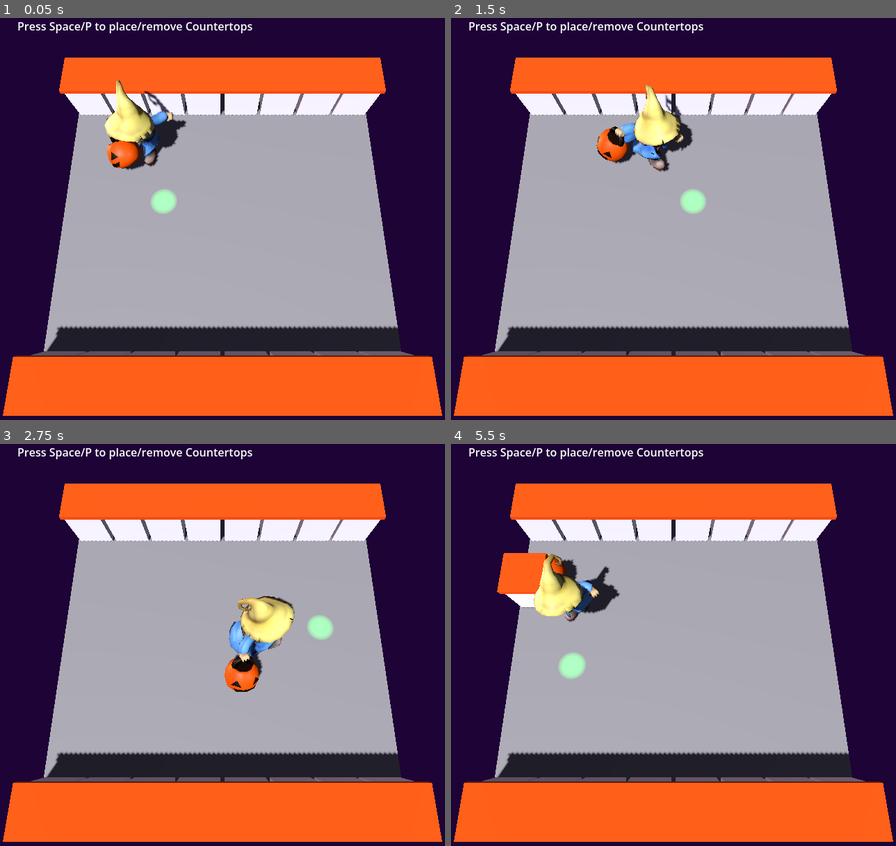
Above: before the commit, frames 1-4 (two rows, left to right).
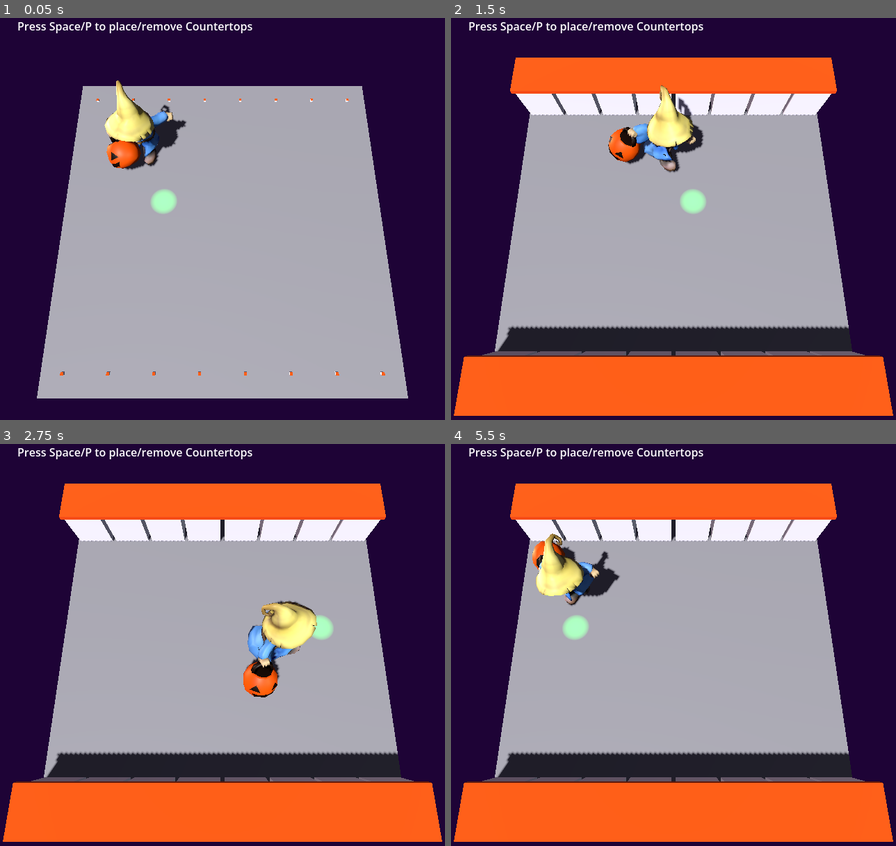
Above: after the commit, the same moments.

Repository: AdmiralPotato/halloween_game_2026
Game: Godot game, scene res://map/TilemapTest.tscn
The game is run twice, just before and just after one commit, with the same random seed, the same clock (stepped at 60 frames per second) and the same inputs.
Inputs (mouse positions are in pixels of both pictures, inside the frame that each line leads up to):
- Up to frame 1 (0.05 s): no input
- Up to frame 2 (1.5 s): tap Space at 0.5, 1.25 s; move the mouse to (771, 202) at 0.52 s; hold Right (move_right) 0.53-1.28 s; hold P (pickup) 0.53-1.28 s; move the mouse to (584, 247) at 1.27 s; hold Down (move_down) from 1.28 s (still down); tap P (pickup) at 1.35 s
- Up to frame 3 (2.75 s): tap Space at 2 s; move the mouse to (267, 552) at 2.02 s; release Down (move_down) at 2.03 s; hold Right (move_right) from 2.03 s (still down); hold P (pickup) from 2.03 s (still down)
- Up to frame 4 (5.5 s): tap Space at 2.75, 3.5, 4.25 s; move the mouse to (651, 741) at 2.77 s; release Right (move_right) at 2.78 s; release P (pickup) at 2.78 s; hold Up (move_up) 2.78-3.53 s; tap P (pickup) at 2.85, 4.35 s; move the mouse to (807, 717) at 3.52 s; hold P (pickup) 3.53-4.28 s; hold Left (move_left) 3.53-5.03 s; move the mouse to (540, 584) at 4.27 s; move the mouse to (695, 649) at 5.02 s; hold Down (move_down) from 5.03 s (still down); hold P (pickup) from 5.03 s (still down)

The runs differ from the first frame. In frame 1, 30% of the frame differs, in the area x 0-100%, y 9-99%; in frame 2, 2.6%; in frame 3, 3.1%; in frame 4, 4.0%.

Commit message:
Test player can now pick up and put down furni

Diff:
--- a/global.gd
+++ b/global.gd
@@ -1,3 +1,4 @@
 extends Node
 
 var debug_panel: DebugPanel
+var tilemap: Tilemap
--- a/map/TestPlayer.tscn
+++ b/map/TestPlayer.tscn
@@ -15,6 +15,7 @@
 [node name="TestPlayer" type="RigidBody3D" unique_id=1707035649]
 axis_lock_linear_y = true
 axis_lock_angular_x = true
+axis_lock_angular_y = true
 axis_lock_angular_z = true
 gravity_scale = 0.0
 linear_damp = 1.4
--- a/map/furni_countertop.gd
+++ b/map/furni_countertop.gd
@@ -2,11 +2,23 @@
 class_name FurniCountertop
 @export var item_height = 1;
 
+var tween: Tween
+
 func item_can_fit(other_item: ItemNode) -> bool:
+	# Any item can fit on a countertop
 	return true
 
 func unpack():
-	pass
+	if tween:
+		tween.kill()
+	# Become smolbig
+	scale = Vector3(0.0, 0.0, 0.0)
+	tween = self.create_tween()
+	tween.set_trans(Tween.TRANS_SINE)
+	tween.tween_property(self, "scale", Vector3(1.0, 1.0, 1.0), 0.2)
+	$StaticBody3D/CollisionShape3D.disabled = false
 
 func pack():
-	pass
+	# Become smol
+	scale = Vector3(0.5, 0.5, 0.5)
+	$StaticBody3D/CollisionShape3D.disabled = true
--- a/map/furni_node.gd
+++ b/map/furni_node.gd
@@ -6,10 +6,18 @@
 @abstract
 func item_can_fit(other_item: ItemNode) -> bool;
 
-## Called when you have been placed on a tile.
+## Called when you have been placed on a tile. Also called when you enter the
+## scene, if you *are* in place on a Tilemap.
 @abstract
 func unpack();
 
-## Called when you are taken away from a tile, back into someone's hand.
+## Called when you are taken away from a tile, back into someone's hand. Also
+## called when you enter the scene, if you *aren't* in place on a Tilemap.
 @abstract
 func pack();
+
+func _ready():
+	if get_parent() is Tilemap:
+		unpack()
+	else:
+		pack()
--- a/map/test_player.gd
+++ b/map/test_player.gd
@@ -6,6 +6,9 @@
 @export var movement_speed := 4.0
 ## How fast the birb wants to turn in RADIANS per second
 @export var turn_speed := TAU
+
+var held_object: Node3D
+var in_rearrange_mode := true
 
 func _ready() -> void:
 	$mage/AnimationPlayer.play("run")
@@ -22,3 +25,16 @@
 		var desired_facing = atan2(desired_x_motion, desired_z_motion)
 		var facing_delta = angle_difference(self.rotation.y, desired_facing)
 		self.rotation.y += facing_delta * turn_speed * delta
+	if Input.is_action_just_pressed("pickup"):
+		var target_tile := Global.tilemap.find_tile(self.position, self.basis.z, 1.4)
+		var tilemap := Global.tilemap
+		var store: FurniNode = null
+		if held_object is FurniNode || in_rearrange_mode:
+			# doesn't matter if we're in rearrange mode if we're already holding furni
+			held_object = Global.tilemap.swap_furni(target_tile, held_object)
+		elif held_object is ItemNode || !in_rearrange_mode:
+			held_object = Global.tilemap.swap_item(target_tile, held_object)
+		# If we're holding an object now, it's because we picked one up.
+		if held_object:
+			self.add_child(held_object)
+			held_object.position = Vector3(0.0, -0.5, 0.5)
--- a/map/tilemap.gd
+++ b/map/tilemap.gd
@@ -19,13 +19,14 @@
 				continue
 			args[0] = xy
 			var tile := Tile.new()
+			var node_name := "Furni%d_%d" % [x, y]
+			if self.has_node(node_name):
+				tile.furni = self.get_node(node_name)
 			tiles.set(xy, tile)
 
-## Destroys everything in the tilemap.
+## Forget everything we think we know about tiles.
 func clear():
 	tiles.clear()
-	for tile in get_children():
-		remove_child(tile)
 
 ## Returns the coordinates of a tile that someone standing at `position` and
 ## facing `facing` (a unit vector) should be interacting with / picking up from
@@ -71,12 +72,19 @@
 	var tile := _get_tile(xy)
 	if !tile: return new_node
 	var old_node := tile.furni
+	if old_node:
+		old_node.name = "FurniPickedUp"
+		remove_child(old_node)
+		old_node.pack()
 	tile.furni = new_node
-	if old_node:
-		remove_child(old_node)
-	if tile.furni:
-		add_child(tile.furni)
-		tile.furni.position = Vector3(xy.x+0.5, 0.0, xy.y+0.5)
+	if new_node:
+		if new_node.get_parent():
+			new_node.reparent(self, false)
+		else:
+			add_child(new_node)
+		new_node.position = Vector3(xy.x+0.5, 0.0, xy.y+0.5)
+		new_node.name = "Furni%d_%d" % [xy.x, xy.y]
+		new_node.unpack()
 	if tile.item:
 		if tile.furni && tile.furni.has_property("item_height"):
 			tile.item.position.y = tile.furni.item_height
@@ -133,3 +141,6 @@
 		if tile.furni && tile.furni.has_property("item_height"):
 			new_node.position.y = tile.furni.item_height
 	return null
+
+func _init():
+	Global.tilemap = self
--- a/map/tilemap_test.gd
+++ b/map/tilemap_test.gd
@@ -2,8 +2,7 @@
 extends Node3D
 
 var time: float = 0
-var last_tile: Vector2i = Vector2i(0,0)
-var FurniCountertop = preload("res://map/FurniCountertop.tscn")
+const FURNI_COUNTERTOP := preload("res://map/FurniCountertop.tscn")
 
 @export var number_of_tiles: Vector2i = Vector2i(8, 8):
 	set(x):
@@ -11,20 +10,11 @@
 		if is_node_ready():
 			update_floor()
 
-func _input(event) -> void:
-	if event.is_action_pressed("pickup"):
-		var store: FurniNode = null
-		if not $Tilemap.get_furni(last_tile):
-			store = FurniCountertop.instantiate()
-		store = $Tilemap.swap_furni(last_tile, store)
-		if store:
-			store.free()
-
 func _ready():
 	update_floor()
 	for x in range(0, number_of_tiles.x):
-		$Tilemap.swap_furni(Vector2i(x,0), FurniCountertop.instantiate())
-		$Tilemap.swap_furni(Vector2i(x,number_of_tiles.y - 1), FurniCountertop.instantiate())
+		$Tilemap.swap_furni(Vector2i(x,0), FURNI_COUNTERTOP.instantiate())
+		$Tilemap.swap_furni(Vector2i(x,number_of_tiles.y - 1), FURNI_COUNTERTOP.instantiate())
 	if !Engine.is_editor_hint():
 		DebugPanel.monitor("Every 60 frames", self, "time", 60)
 		DebugPanel.monitor("Every 30 frames", self, "time", 30)
@@ -48,7 +38,7 @@
 		return
 	var birb_position: Vector3 = $TestPlayer.position
 	var birb_facing: Vector3 = $TestPlayer.basis.z
-	last_tile = $Tilemap.find_tile(birb_position, birb_facing, 1.4)
-	$PlayerInteractIndicator.position.x = last_tile.x + 0.5
-	$PlayerInteractIndicator.position.z = last_tile.y + 0.5
+	var work_tile: Vector2i = $Tilemap.find_tile(birb_position, birb_facing, 1.4)
+	$PlayerInteractIndicator.position.x = work_tile.x + 0.5
+	$PlayerInteractIndicator.position.z = work_tile.y + 0.5
 	time += delta
